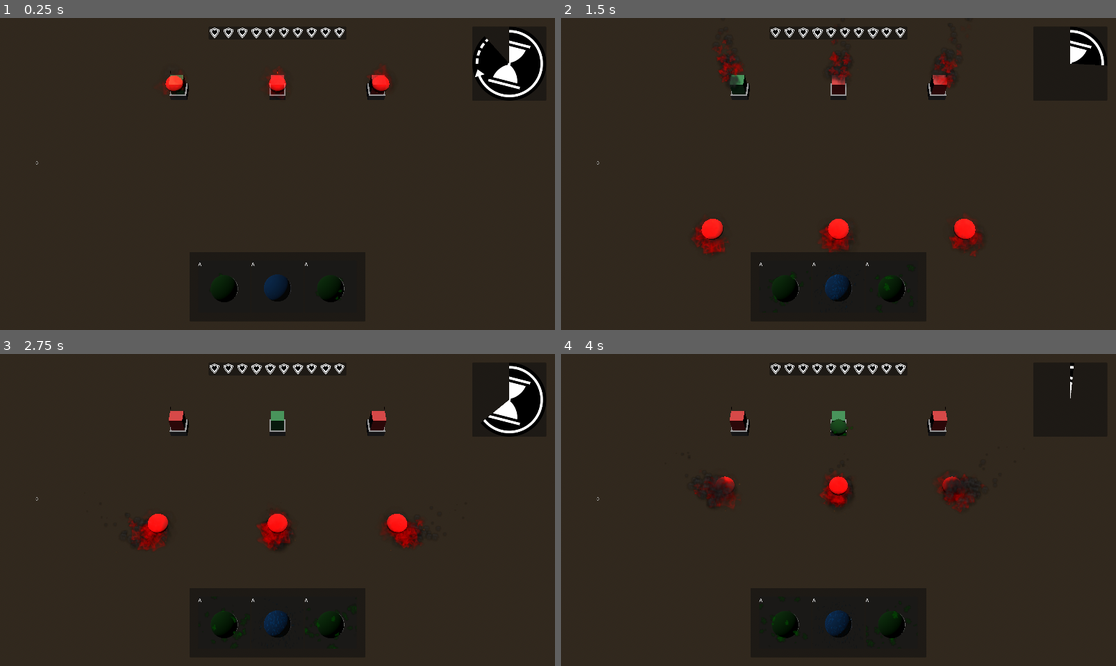
Above: before the commit, frames 1-4 (two rows, left to right).
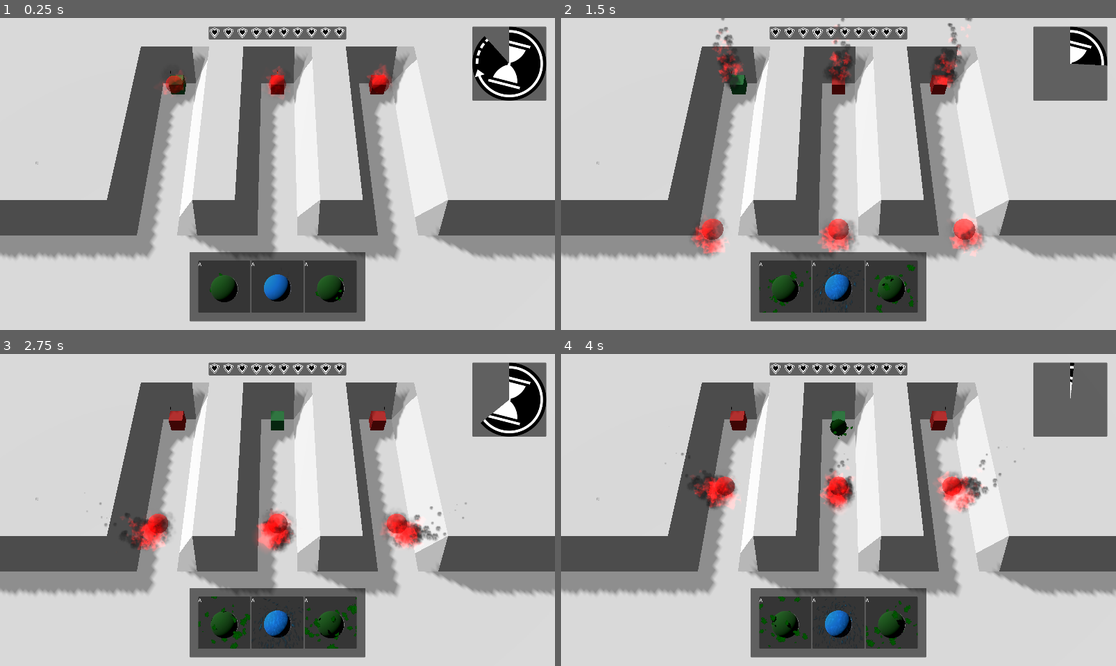
Above: after the commit, the same moments.

Repository: emmdie/3m5Jam2024_1
Game: Godot game, scene res://Scenes/game.tscn
Two runs of this game, one before a commit and one after it. Both use one fixed random seed, a clock stepped at 60 frames per second and the inputs below.
Inputs (mouse positions are in pixels of both pictures, inside the frame that each line leads up to):
- Up to frame 1 (0.25 s): no input
- Up to frame 2 (1.5 s): move the mouse to (960, 158) at 0.52 s; hold D (minigame_Right) 0.53-1.28 s; hold J (select_0) 0.53-1.28 s; move the mouse to (727, 189) at 1.27 s; hold S (minigame_Down) from 1.28 s (still down); tap K (select_1) at 1.35 s
- Up to frame 3 (2.75 s): move the mouse to (333, 441) at 2.02 s; release S (minigame_Down) at 2.03 s; hold D (minigame_Right) from 2.03 s (still down); hold L (select_2) from 2.03 s (still down)
- Up to frame 4 (4 s): move the mouse to (810, 572) at 2.77 s; release D (minigame_Right) at 2.78 s; release L (select_2) at 2.78 s; hold W (minigame_Up) 2.78-3.53 s; tap Left (summon_lane_0) at 2.85 s; move the mouse to (1005, 556) at 3.52 s; hold A (minigame_Left) from 3.53 s (still down); hold Up (summon_lane_1) from 3.53 s (still down)

The runs differ from the first frame. In frame 1, 97% of the frame differs, in the area x 0-100%, y 0-100%; in frame 2, 98%; in frame 3, 97%; in frame 4, 99%.

Commit message:
first Szenario import

Diff:
--- /dev/null
+++ b/Scenes/env.tres
@@ -0,0 +1,12 @@
+[gd_resource type="Environment" load_steps=3 format=3 uid="uid://ciw1fp1212j6p"]
+
+[sub_resource type="ProceduralSkyMaterial" id="ProceduralSkyMaterial_07nas"]
+
+[sub_resource type="Sky" id="Sky_lk2pr"]
+sky_material = SubResource("ProceduralSkyMaterial_07nas")
+
+[resource]
+sky = SubResource("Sky_lk2pr")
+ambient_light_color = Color(1, 1, 1, 1)
+glow_enabled = true
+glow_intensity = 8.0
--- a/Scenes/game.tscn
+++ b/Scenes/game.tscn
@@ -1,23 +1,15 @@
-[gd_scene load_steps=7 format=3 uid="uid://d4d7ecqlohxt"]
+[gd_scene load_steps=6 format=3 uid="uid://d4d7ecqlohxt"]
 
 [ext_resource type="Script" path="res://Scenes/game.gd" id="1_50n6b"]
 [ext_resource type="PackedScene" uid="uid://65w17xmk8mqq" path="res://Scenes/lane.tscn" id="1_peffo"]
+[ext_resource type="PackedScene" uid="uid://cg5sgp5q3bsfb" path="res://Assets/3d_objects/3m5jam11.glb" id="2_8xq6q"]
 [ext_resource type="PackedScene" uid="uid://c8jkhdwbodrc3" path="res://Scenes/Ui/Hud.tscn" id="3_cfnx0"]
-
-[sub_resource type="ProceduralSkyMaterial" id="ProceduralSkyMaterial_07nas"]
-
-[sub_resource type="Sky" id="Sky_lk2pr"]
-sky_material = SubResource("ProceduralSkyMaterial_07nas")
-
-[sub_resource type="Environment" id="Environment_bt6cj"]
-background_mode = 2
-sky = SubResource("Sky_lk2pr")
-ambient_light_source = 1
-glow_enabled = true
-glow_intensity = 8.0
+[ext_resource type="Environment" uid="uid://ciw1fp1212j6p" path="res://Scenes/env.tres" id="4_3pejh"]
 
 [node name="Game" type="Node3D"]
 script = ExtResource("1_50n6b")
+
+[node name="3m5jam11" parent="." instance=ExtResource("2_8xq6q")]
 
 [node name="Towers" type="Node3D" parent="."]
 
@@ -35,10 +27,23 @@
 transform = Transform3D(1, 0, 0, 0, 0.5, 0.866026, 0, -0.866026, 0.5, 0, 20, 17)
 fov = 40.0
 
-[node name="DirectionalLight3D" type="DirectionalLight3D" parent="."]
-transform = Transform3D(1, 0, 0, 0, 0.0157248, 0.999876, 0, -0.999876, 0.0157248, 0, 5.26391, 0)
-
 [node name="WorldEnvironment" type="WorldEnvironment" parent="."]
-environment = SubResource("Environment_bt6cj")
+environment = ExtResource("4_3pejh")
 
 [node name="Control" parent="." instance=ExtResource("3_cfnx0")]
+
+[node name="OmniLight3D" type="OmniLight3D" parent="."]
+transform = Transform3D(1, 0, 0, 0, 1, 0, 0, 0, 1, -0.404753, 17.8933, -19.0339)
+visible = false
+light_energy = 15.0
+shadow_enabled = true
+shadow_bias = 0.4
+shadow_opacity = 0.8
+omni_range = 100.0
+
+[node name="DirectionalLight3D" type="DirectionalLight3D" parent="."]
+transform = Transform3D(0.659913, -0.49564, -0.564673, -0.18693, -0.836228, 0.515539, -0.727717, -0.234656, -0.644488, 0, 11.4597, -0.746603)
+light_energy = 0.5
+shadow_enabled = true
+shadow_opacity = 0.8
+shadow_blur = 3.0
--- a/Scenes/units/player_unit/fire_unit.tscn
+++ b/Scenes/units/player_unit/fire_unit.tscn
@@ -1,35 +1,35 @@
-[gd_scene load_steps=38 format=3 uid="uid://c6i0ksc3jkqd2"]
-
-[ext_resource type="PackedScene" path="res://Scenes/units/player_unit/unit.tscn" id="1_pyqjs"]
+[gd_scene load_steps=39 format=3 uid="uid://c6i0ksc3jkqd2"]
+
+[ext_resource type="PackedScene" uid="uid://cv30t4gp01jf5" path="res://Scenes/units/player_unit/unit.tscn" id="1_pyqjs"]
 [ext_resource type="Texture2D" uid="uid://bmgbp2ii3ht4x" path="res://Assets/Textures/particles/flame_03.png" id="2_quwuw"]
 [ext_resource type="Texture2D" uid="uid://bjee2vfrykm7" path="res://Assets/Textures/particles/flame_01.png" id="3_5ags6"]
 [ext_resource type="Texture2D" uid="uid://bn6cg7m5fxveu" path="res://Assets/Textures/particles/smoke_04.png" id="4_dcx2b"]
+[ext_resource type="Environment" uid="uid://ciw1fp1212j6p" path="res://Scenes/env.tres" id="5_c5jmb"]
 
 [sub_resource type="StandardMaterial3D" id="StandardMaterial3D_4xptq"]
 transparency = 1
 vertex_color_use_as_albedo = true
-albedo_color = Color(2, 0.091, 0.059, 0.518)
-disable_receive_shadows = true
+albedo_color = Color(1.2, 0.091, 0.059, 0.518)
 
 [sub_resource type="SphereMesh" id="SphereMesh_fcvg0"]
 material = SubResource("StandardMaterial3D_4xptq")
 radial_segments = 32
 rings = 18
 
+[sub_resource type="Curve" id="Curve_uaya3"]
+_data = [Vector2(0, 0), 0.0, 0.0, 0, 0, Vector2(0.255172, 1), 0.0, 0.0, 0, 0, Vector2(0.593103, 1), 0.0, 0.0, 0, 0, Vector2(1, 0.469466), 0.0, 0.0, 0, 0]
+point_count = 4
+
+[sub_resource type="CurveTexture" id="CurveTexture_os3fs"]
+curve = SubResource("Curve_uaya3")
+
 [sub_resource type="Gradient" id="Gradient_sc0qb"]
 colors = PackedColorArray(0.656285, 0.656285, 0.656285, 1, 3, 3, 3, 1)
 
 [sub_resource type="GradientTexture1D" id="GradientTexture1D_jfg2b"]
 gradient = SubResource("Gradient_sc0qb")
 
-[sub_resource type="Gradient" id="Gradient_ot8ks"]
-offsets = PackedFloat32Array(0, 0.336364, 0.686364, 0.986364)
-colors = PackedColorArray(1, 5, 1, 0, 1, 5, 1, 1, 1, 1, 1, 1, 0.501961, 0.501961, 0.501961, 0)
-
-[sub_resource type="GradientTexture1D" id="GradientTexture1D_lxps5"]
-gradient = SubResource("Gradient_ot8ks")
-
-[sub_resource type="Image" id="Image_b53n1"]
+[sub_resource type="Image" id="Image_axyrj"]
 data = {
 "data": PackedByteArray(68, 85, 143, 190, 238, 175, 127, 190, 226, 197, 166, 62, 186, 233, 165, 62, 13, 193, 193, 190,  …(83393 unchanged characters)…
 "format": "RGBFloat",
@@ -64,11 +64,12 @@
 scale_max = 2.0
 scale_curve = SubResource("CurveTexture_4sca5")
 color = Color(2, 0, 0, 1)
-color_ramp = SubResource("GradientTexture1D_lxps5")
 color_initial_ramp = SubResource("GradientTexture1D_jfg2b")
+alpha_curve = SubResource("CurveTexture_os3fs")
 
 [sub_resource type="StandardMaterial3D" id="StandardMaterial3D_g7uwg"]
 transparency = 1
+blend_mode = 1
 shading_mode = 0
 vertex_color_use_as_albedo = true
 albedo_texture = ExtResource("2_quwuw")
@@ -233,14 +234,17 @@
 
 [node name="SpotLight3D" type="SpotLight3D" parent="." index="3"]
 transform = Transform3D(-0.69721, -0.331099, 0.635824, 0.0776512, 0.846848, 0.526136, -0.712649, 0.4162, -0.56472, 3.63735, 3.84323, -3.43116)
-light_energy = 2.0
-shadow_enabled = true
-spot_range = 10.0
-spot_angle = 20.0
-
-[node name="SpotLight3D2" type="SpotLight3D" parent="." index="4"]
-transform = Transform3D(0.89952, 0, -0.43688, 0, 1, 0, 0.43688, 0, 0.89952, -2.85868, 0.90804, 5.00227)
 light_energy = 10.0
 shadow_enabled = true
 spot_range = 10.0
 spot_angle = 20.0
+
+[node name="SpotLight3D2" type="SpotLight3D" parent="." index="4"]
+transform = Transform3D(0.89952, 0, -0.43688, 0, 1, 0, 0.43688, 0, 0.89952, -2.85868, 0.90804, 5.00227)
+light_energy = 15.0
+shadow_enabled = true
+spot_range = 10.0
+spot_angle = 20.0
+
+[node name="WorldEnvironment" type="WorldEnvironment" parent="." index="5"]
+environment = ExtResource("5_c5jmb")
--- a/Scenes/units/player_unit/plant_unit.tscn
+++ b/Scenes/units/player_unit/plant_unit.tscn
@@ -1,12 +1,12 @@
-[gd_scene load_steps=12 format=3 uid="uid://bpn41aclbogpr"]
+[gd_scene load_steps=13 format=3 uid="uid://bpn41aclbogpr"]
 
 [ext_resource type="PackedScene" uid="uid://cv30t4gp01jf5" path="res://Scenes/units/player_unit/unit.tscn" id="1_rkva2"]
 [ext_resource type="Texture2D" uid="uid://chlkao3tyhgrv" path="res://Assets/Textures/particles/smoke_08.png" id="2_x5h5q"]
+[ext_resource type="Environment" uid="uid://ciw1fp1212j6p" path="res://Scenes/env.tres" id="3_2542s"]
 
 [sub_resource type="StandardMaterial3D" id="StandardMaterial3D_4xptq"]
 vertex_color_use_as_albedo = true
 albedo_color = Color(0, 0.278431, 0, 1)
-disable_receive_shadows = true
 
 [sub_resource type="SphereMesh" id="SphereMesh_fcvg0"]
 material = SubResource("StandardMaterial3D_4xptq")
@@ -14,13 +14,13 @@
 rings = 18
 
 [sub_resource type="Curve" id="Curve_1es01"]
-_data = [Vector2(0.734483, 1), 0.0, 0.0, 0, 0, Vector2(1, 0), 0.0, 0.0, 0, 0]
+_data = [Vector2(0.906897, 1), 0.0, 0.0, 0, 0, Vector2(1, 0), 0.0, 0.0, 0, 0]
 point_count = 2
 
 [sub_resource type="CurveTexture" id="CurveTexture_ikrdf"]
 curve = SubResource("Curve_1es01")
 
-[sub_resource type="Image" id="Image_1715r"]
+[sub_resource type="Image" id="Image_ep3ba"]
 data = {
 "data": PackedByteArray(150, 113, 79, 190, 94, 16, 217, 62, 221, 72, 40, 62, 82, 227, 156, 62, 112, 191, 150, 188, 198, …(83336 unchanged characters)…
 "format": "RGBFloat",
@@ -48,7 +48,9 @@
 alpha_curve = SubResource("CurveTexture_ikrdf")
 
 [sub_resource type="StandardMaterial3D" id="StandardMaterial3D_54uil"]
-transparency = 1
+transparency = 2
+alpha_scissor_threshold = 0.318
+alpha_antialiasing_mode = 0
 shading_mode = 0
 vertex_color_use_as_albedo = true
 albedo_texture = ExtResource("2_x5h5q")
@@ -83,14 +85,17 @@
 
 [node name="SpotLight3D" type="SpotLight3D" parent="." index="3"]
 transform = Transform3D(-0.69721, -0.331099, 0.635824, 0.0776512, 0.846848, 0.526136, -0.712649, 0.4162, -0.56472, 3.63735, 3.84323, -3.43116)
-light_energy = 2.0
+light_energy = 10.0
 shadow_enabled = true
 spot_range = 10.0
 spot_angle = 20.0
 
 [node name="SpotLight3D2" type="SpotLight3D" parent="." index="4"]
 transform = Transform3D(0.89952, 0, -0.43688, 0, 1, 0, 0.43688, 0, 0.89952, -2.85868, 0.90804, 5.00227)
-light_energy = 10.0
+light_energy = 15.0
 shadow_enabled = true
 spot_range = 10.0
 spot_angle = 20.0
+
+[node name="WorldEnvironment" type="WorldEnvironment" parent="." index="5"]
+environment = ExtResource("3_2542s")
--- a/Scenes/units/player_unit/water_unit.tscn
+++ b/Scenes/units/player_unit/water_unit.tscn
@@ -1,11 +1,12 @@
-[gd_scene load_steps=11 format=3 uid="uid://b64e0tpetyeij"]
+[gd_scene load_steps=12 format=3 uid="uid://b64e0tpetyeij"]
 
 [ext_resource type="PackedScene" uid="uid://cv30t4gp01jf5" path="res://Scenes/units/player_unit/unit.tscn" id="1_0op5j"]
+[ext_resource type="Environment" uid="uid://ciw1fp1212j6p" path="res://Scenes/env.tres" id="2_3dlap"]
 
 [sub_resource type="StandardMaterial3D" id="StandardMaterial3D_yu57v"]
 transparency = 1
 vertex_color_use_as_albedo = true
-albedo_color = Color(0, 0.513726, 1, 0.533333)
+albedo_color = Color(0, 0.513726, 1, 0.784314)
 
 [sub_resource type="SphereMesh" id="SphereMesh_fcvg0"]
 material = SubResource("StandardMaterial3D_yu57v")
@@ -41,8 +42,8 @@
 initial_velocity_min = 0.5
 initial_velocity_max = 1.5
 gravity = Vector3(0, -2, 0)
-scale_min = 0.1
-scale_max = 0.4
+scale_min = 0.2
+scale_max = 0.6
 color = Color(0, 0.65098, 1, 0.517647)
 alpha_curve = SubResource("CurveTexture_wfq2h")
 
@@ -77,14 +78,17 @@
 
 [node name="SpotLight3D" type="SpotLight3D" parent="." index="3"]
 transform = Transform3D(-0.69721, -0.331099, 0.635824, 0.0776512, 0.846848, 0.526136, -0.712649, 0.4162, -0.56472, 3.63735, 3.84323, -3.43116)
-light_energy = 2.0
+light_energy = 10.0
 shadow_enabled = true
 spot_range = 10.0
 spot_angle = 20.0
 
 [node name="SpotLight3D2" type="SpotLight3D" parent="." index="4"]
 transform = Transform3D(0.89952, 0, -0.43688, 0, 1, 0, 0.43688, 0, 0.89952, -2.85868, 0.90804, 5.00227)
-light_energy = 10.0
+light_energy = 15.0
 shadow_enabled = true
 spot_range = 10.0
 spot_angle = 20.0
+
+[node name="WorldEnvironment" type="WorldEnvironment" parent="." index="5"]
+environment = ExtResource("2_3dlap")
Binary file added: Assets/3d_objects/3m5jam11.glb
Not shown, added: Assets/3d_objects/3m5jam11.glb.import
Not shown: 5 places in Scenes/units/player_unit/fire_unit.tscn that only renumber resources
Not shown: 1 places in Scenes/units/player_unit/plant_unit.tscn that only renumber resources
Not shown: 2 places in Scenes/units/player_unit/water_unit.tscn that only renumber resources
